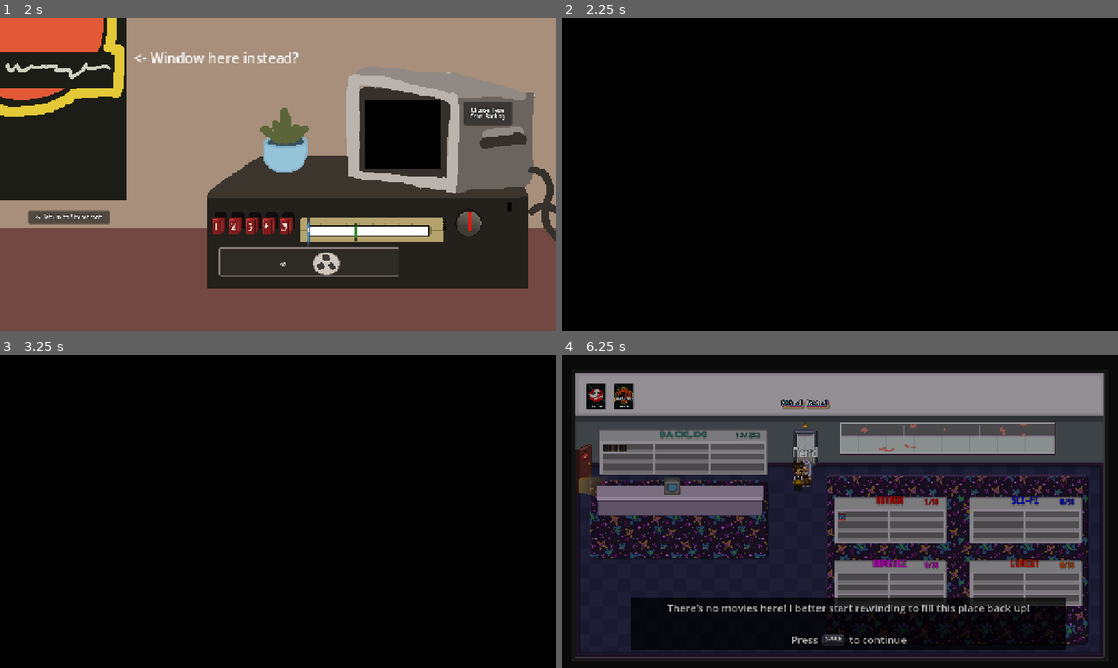
Above: before the commit, frames 1-4 (two rows, left to right).
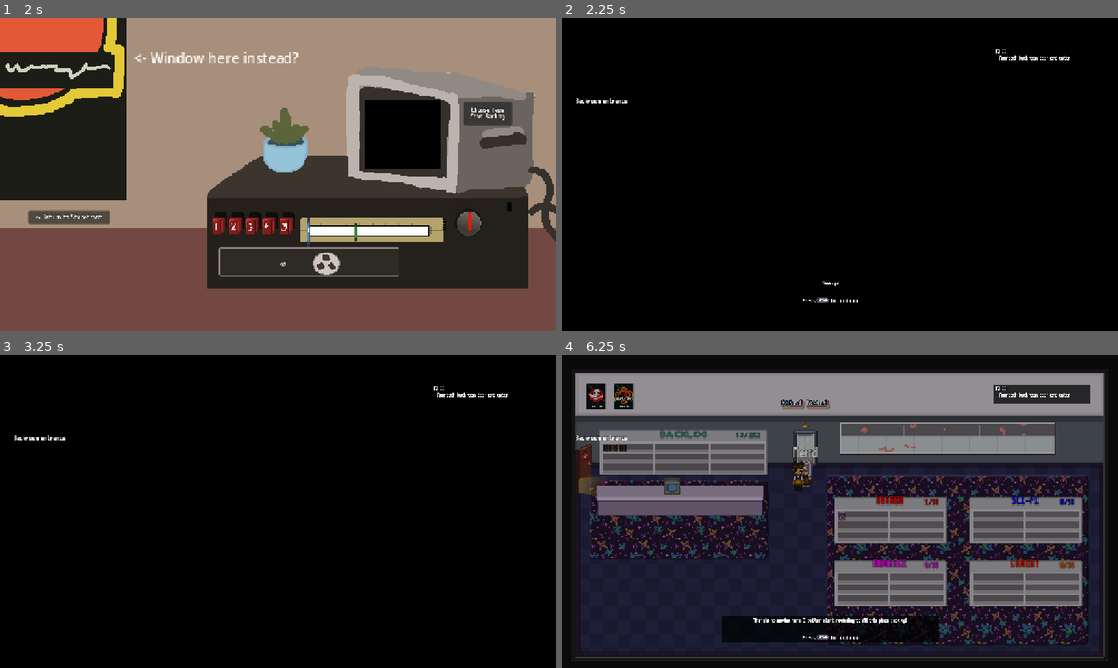
Above: after the commit, the same moments.

Repository: Sleeping-Robot-Games/video-planet
Game: Godot game, scene res://title/title.tscn
Two runs of this game, one before a commit and one after it. Both use one fixed random seed, a clock stepped at 60 frames per second and the inputs below. The engine's default icon, where the game draws it, is replaced by a stand-in: a white triangle on a blue panel in a dark square. Video files are missing from this copy of the repository; at most half a second of black plays in their place.
Inputs (mouse positions are in pixels of both pictures, inside the frame that each line leads up to):
- Up to frame 1 (2 s): tap Enter at 0.5 s; move the mouse to (400, 158) at 0.52 s; hold Right (dial_right) 0.53-1.25 s; tap 1 (1) at 0.6 s; tap 2 (2) at 0.8 s; click "Backroom" at 1.25 s
- Up to frame 2 (2.25 s): click "<< Return to Storefront" at 2 s
- Up to frame 3 (3.25 s): tap Space (continue) at 2.75 s; move the mouse to (166, 527) at 2.77 s; hold S (walk_down) from 2.78 s (still down); tap 2 (2) at 2.85 s; tap 3 (3) at 3.05 s
- Up to frame 4 (6.25 s): tap Space (continue) at 3.5, 4.25, 5 s; move the mouse to (895, 442) at 3.52 s; release S (walk_down) at 3.53 s; hold Right (dial_right) 3.53-4.28 s; tap 3 (3) at 3.6 s; tap 4 (4) at 3.8, 4.35 s; move the mouse to (812, 574) at 4.27 s; hold W (walk_up) 4.28-5.03 s; tap 5 (5) at 4.55, 5.1 s; move the mouse to (1006, 558) at 5.02 s; hold Left (dial_left) from 5.03 s (still down); tap 1 (1) at 5.3, 5.85 s; move the mouse to (673, 464) at 5.77 s; tap 2 (2) at 6.05 s

Frame 1 is identical in both runs. In frame 2, 0.3% of the frame differs, in the area x 2-92%, y 10-92%; in frame 3, 0.2%; in frame 4, 8.7%, in the area x 2-95%, y 9-95%.

Commit message:
Auto stash before merge of "main" and "origin/main"

Diff:
--- a/customers/customer.gd
+++ b/customers/customer.gd
@@ -1 +1,55 @@
 extends CharacterBody2D
+
+@onready var nav_agent: NavigationAgent2D = $NavigationAgent2D
+
+@export var speed: float = 85.0
+@export var destinations: Array[Node2D]
+
+var current_target: Node2D
+var arrived := false
+
+
+func _ready():
+	nav_agent.path_desired_distance = 4.0
+	nav_agent.target_desired_distance = 6.0
+
+	# Connect signals
+	nav_agent.navigation_finished.connect(_on_arrived)
+	nav_agent.velocity_computed.connect(_on_velocity_computed)
+
+	_pick_new_target()
+
+
+func _physics_process(delta):
+	if arrived:
+		velocity = Vector2.ZERO
+		return
+
+	if not current_target:
+		return
+
+	nav_agent.target_position = current_target.global_position
+	nav_agent.set_velocity(global_position.direction_to(nav_agent.target_position) * speed)
+
+
+func _on_velocity_computed(safe_velocity: Vector2):
+	velocity = safe_velocity
+	move_and_slide()
+
+
+func _pick_new_target():
+	if destinations.is_empty():
+		return
+
+	arrived = false
+	current_target = destinations.pick_random()
+	nav_agent.target_position = current_target.global_position
+
+
+func _on_arrived():
+	arrived = true
+	velocity = Vector2.ZERO
+
+	# Wait before choosing a new point (look around)
+	await get_tree().create_timer(randf_range(1.0, 3.0)).timeout
+	_pick_new_target()
--- a/customers/customer.tscn
+++ b/customers/customer.tscn
@@ -34,3 +34,6 @@
 theme = ExtResource("4_lx1bh")
 text = "Nerd"
 horizontal_alignment = 1
+
+[node name="NavigationAgent2D" type="NavigationAgent2D" parent="."]
+debug_enabled = true
--- a/storefront/dialogue/dialogue.gd
+++ b/storefront/dialogue/dialogue.gd
@@ -1,6 +1,6 @@
 extends Panel
 
-@onready var storefront: Node2D = $'..'
+@onready var storefront: Node2D = $"../.."
 @onready var player_msg: Label = $Player/VBoxContainer/Message
 @onready var player_continue: RichTextLabel = $Player/VBoxContainer/Continue
 
--- a/storefront/shelf.tscn
+++ b/storefront/shelf.tscn
@@ -14,7 +14,6 @@
 script = ExtResource("2_0u3wd")
 
 [node name="StaticBody2D" type="StaticBody2D" parent="."]
-visible = false
 
 [node name="CollisionShape2D" type="CollisionShape2D" parent="StaticBody2D"]
 position = Vector2(0, -0.75)
--- a/storefront/storefront.gd
+++ b/storefront/storefront.gd
@@ -1,6 +1,6 @@
 extends Node2D
 
-@onready var backroom_label: Label = $Backroomdoor/BackroomLabel
+@onready var backroom_label: Label = $HUD/BackroomLabel
 @onready var todo_panel: Panel = $HUD/ToDo
 
 func _ready() -> void:
@@ -15,7 +15,7 @@
 		tween.tween_interval(1.5)
 		tween.tween_callback(a.play_random_sfx.bind('storefront_door_entry'))
 		tween.tween_property($FadeBlack, 'modulate:a', 0.5, 2)
-		tween.tween_callback($Dialogue.set_player_message.bind('There’s no movies here! I better start rewinding to fill this place back up!'))
+		tween.tween_callback($HUD/Dialogue.set_player_message.bind('There’s no movies here! I better start rewinding to fill this place back up!'))
 		tween.tween_property($FadeBlack, 'modulate:a', 0.0, 2)
 		tween.tween_callback($FadeBlack.hide)
 		tween.tween_callback(unfreeze_player)
--- a/storefront/storefront.tscn
+++ b/storefront/storefront.tscn
@@ -19,7 +19,13 @@
 [ext_resource type="PackedScene" uid="uid://x2l0pltsea0m" path="res://storefront/player/player.tscn" id="14_s766h"]
 [ext_resource type="PackedScene" uid="uid://bahogvabt6amf" path="res://website/website.tscn" id="17_qepj0"]
 [ext_resource type="PackedScene" uid="uid://cjbq7i68tenl6" path="res://storefront/dialogue/dialogue.tscn" id="19_ur6w1"]
-[ext_resource type="PackedScene" path="res://customers/customer.tscn" id="20_fk8fj"]
+[ext_resource type="Theme" uid="uid://2fy1wkk1roaj" path="res://ui_theme.tres" id="20_22fc6"]
+[ext_resource type="PackedScene" uid="uid://d0cekvv2cl3k2" path="res://customers/customer.tscn" id="20_fk8fj"]
+
+[sub_resource type="NavigationPolygon" id="NavigationPolygon_22fc6"]
+vertices = PackedVector2Array(606.21875, 285.47656, 607.2578, 329.5078, 31.03125, 330.47656, 301.3672, 284.9922, 31.460938, 186.02344, 248.5, 186.52344, 297.04688, 237.47656, 605.5781, 122, 605.9219, 166.47656, 301.8828, 165.97656, 248.5, 122, 300.10938, 212.03125, 606.5, 237.97656, 606.5, 211.03125)
+polygons = Array[PackedInt32Array]([PackedInt32Array(0, 1, 2, 3), PackedInt32Array(3, 2, 4, 5, 6), PackedInt32Array(7, 8, 9, 10), PackedInt32Array(5, 10, 9, 11, 6), PackedInt32Array(12, 6, 11, 13)])
+outlines = Array[PackedVector2Array]([PackedVector2Array(238.5, 112, 238.5, 176.5, 21.5, 176, 21, 340.5, 617.5, 339.5, 616, 275.5, 310.5, 275, 308, 247.5, 616.5, 248, 616.5, 201, 310.5, 202, 311.5, 176, 616, 176.5, 615.5, 112)])
 
 [sub_resource type="TileSetAtlasSource" id="TileSetAtlasSource_a6yji"]
 texture = ExtResource("2_da638")
@@ -106,6 +112,9 @@
 scale = Vector2(2, 2)
 script = ExtResource("1_dspst")
 
+[node name="NavigationRegion2D" type="NavigationRegion2D" parent="."]
+navigation_polygon = SubResource("NavigationPolygon_22fc6")
+
 [node name="Floor" type="TileMapLayer" parent="."]
 tile_map_data = PackedByteArray("AAABAAgAAAAEAAEAAAABAAkAAAAEAAIAAAABAAoAAAAEAAEAAAABAAsAAAAEAAIAAAABAAwAAAAEAAEAAAABAA …(10160 unchanged characters)…
 tile_set = SubResource("TileSet_56nh0")
@@ -222,36 +231,56 @@
 position = Vector2(-21.875, 3)
 shape = SubResource("RectangleShape2D_fk8fj")
 
-[node name="BackroomLabel" type="Label" parent="Backroomdoor"]
-visible = false
-offset_left = -30.0
-offset_top = -51.5
-offset_right = 146.0
-offset_bottom = -34.5
-theme_override_colors/font_outline_color = Color(0, 0, 0, 1)
-theme_override_constants/outline_size = 3
-theme_override_font_sizes/font_size = 12
-text = "PRESS 'E' to Rewind VHS Tapes"
-
 [node name="Backroomdoorframe" type="Sprite2D" parent="."]
 position = Vector2(48, 134)
 texture = ExtResource("12_74fhw")
 
+[node name="Target1" type="Node2D" parent="."]
+position = Vector2(573, 293)
+
+[node name="Target2" type="Node2D" parent="."]
+position = Vector2(564, 223.5)
+
+[node name="Target3" type="Node2D" parent="."]
+position = Vector2(329.5, 291)
+
+[node name="Target4" type="Node2D" parent="."]
+position = Vector2(403.5, 220.5)
+
 [node name="Player" parent="." instance=ExtResource("14_s766h")]
 y_sort_enabled = true
 position = Vector2(73, 139)
 
-[node name="HUD" type="Control" parent="."]
-layout_mode = 3
-anchors_preset = 0
+[node name="Customer" parent="." node_paths=PackedStringArray("destinations") instance=ExtResource("20_fk8fj")]
+position = Vector2(280.5, 135.5)
+destinations = [NodePath("../Target1"), NodePath("../Target2"), NodePath("../Target3"), NodePath("../Target4")]
+
+[node name="Website" parent="." instance=ExtResource("17_qepj0")]
+visible = false
+z_index = 3
+offset_left = 0.0
+offset_top = 0.0
+offset_right = 1280.0
+offset_bottom = 720.0
+scale = Vector2(0.5, 0.5)
+
+[node name="FadeBlack" type="ColorRect" parent="."]
+visible = false
+z_index = 4
+custom_minimum_size = Vector2(1280, 720)
+offset_right = 40.0
+offset_bottom = 40.0
+scale = Vector2(0.5, 0.5)
+color = Color(0, 0, 0, 1)
+
+[node name="HUD" type="CanvasLayer" parent="."]
 
 [node name="ToDo" type="Panel" parent="HUD"]
-visible = false
-layout_mode = 0
-offset_left = 397.0
-offset_top = 23.5
-offset_right = 620.0
-offset_bottom = 68.5
+offset_left = 994.0
+offset_top = 68.0
+offset_right = 1217.0
+offset_bottom = 113.0
+theme = ExtResource("20_22fc6")
 theme_override_styles/panel = SubResource("StyleBoxFlat_ur6w1")
 
 [node name="MarginContainer" type="MarginContainer" parent="HUD/ToDo"]
@@ -277,41 +306,37 @@
 text = "TO DO:
 - Approach backroom door and enter"
 
-[node name="Website" parent="." instance=ExtResource("17_qepj0")]
-visible = false
-z_index = 3
-offset_left = 0.0
-offset_top = 0.0
-offset_right = 1280.0
-offset_bottom = 720.0
-scale = Vector2(0.5, 0.5)
-
-[node name="FadeBlack" type="ColorRect" parent="."]
-visible = false
-z_index = 4
-custom_minimum_size = Vector2(1280, 720)
-offset_right = 40.0
-offset_bottom = 40.0
-scale = Vector2(0.5, 0.5)
-color = Color(0, 0, 0, 1)
-
-[node name="Dialogue" parent="." instance=ExtResource("19_ur6w1")]
-visible = false
+[node name="Dialogue" parent="HUD" instance=ExtResource("19_ur6w1")]
 anchors_preset = 0
 anchor_left = 0.0
 anchor_top = 0.0
 anchor_right = 0.0
 anchor_bottom = 0.0
-offset_left = 79.5
-offset_top = 278.5
-offset_right = 1079.5
-offset_bottom = 398.5
+offset_left = 368.0
+offset_top = 601.0
+offset_right = 1368.0
+offset_bottom = 721.0
 grow_horizontal = 1
 grow_vertical = 1
 scale = Vector2(0.5, 0.5)
-
-[node name="Customer" parent="." instance=ExtResource("20_fk8fj")]
-position = Vector2(280.5, 135.5)
+theme = ExtResource("20_22fc6")
+
+[node name="BackroomLabel" type="Label" parent="HUD"]
+visible = false
+offset_left = 31.0
+offset_top = 167.0
+offset_right = 214.0
+offset_bottom = 184.0
+theme = ExtResource("20_22fc6")
+text = "PRESS 'E' to Rewind VHS Tapes"
+
+[node name="BackroomEntranceLabel" type="Label" parent="HUD"]
+offset_left = 32.0
+offset_top = 185.0
+offset_right = 151.0
+offset_bottom = 199.0
+theme = ExtResource("20_22fc6")
+text = "Backroom entrance"
 
 [connection signal="body_entered" from="Backroomdoor/BackRoomDoorArea2D" to="." method="_on_back_room_door_area_2d_body_entered"]
 [connection signal="body_exited" from="Backroomdoor/BackRoomDoorArea2D" to="." method="_on_back_room_door_area_2d_body_exited"]
Not shown: 1 places in storefront/storefront.tscn that only renumber resources
